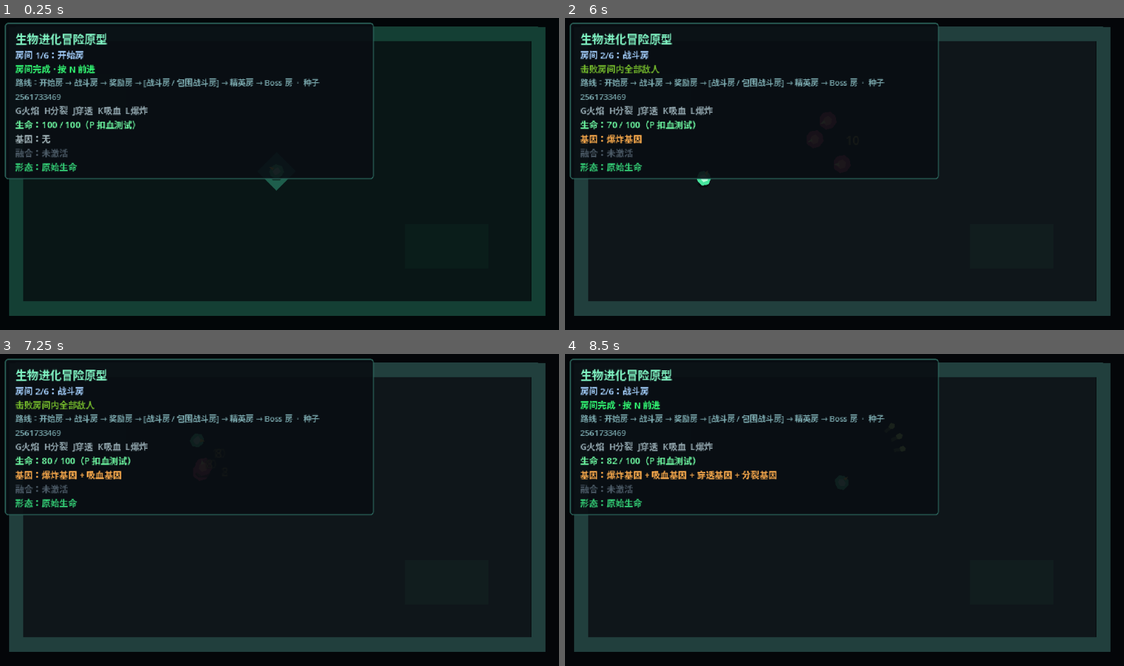
Above: before the commit, frames 1-4 (two rows, left to right).
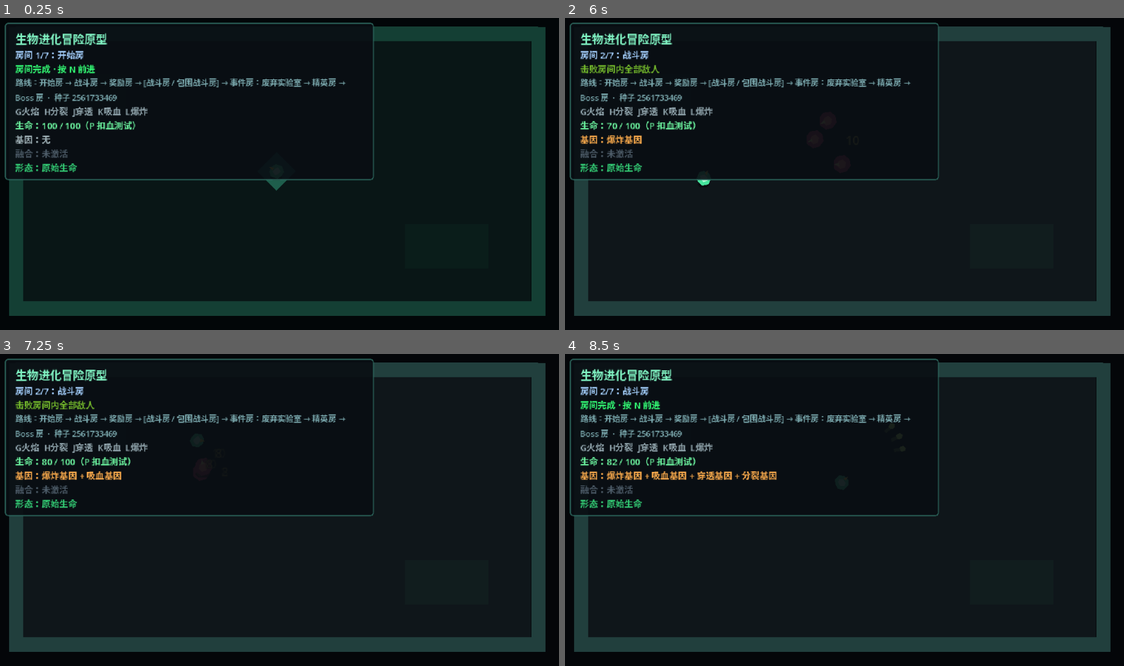
Above: after the commit, the same moments.

Repository: LIJUNCAN1/-Roguelike
Game: Godot game, scene res://scenes/main/main.tscn
The game is run twice, just before and just after one commit, with the same random seed, the same clock (stepped at 60 frames per second) and the same inputs.
Inputs (mouse positions are in pixels of both pictures, inside the frame that each line leads up to):
- Up to frame 1 (0.25 s): no input
- Up to frame 2 (6 s): tap Enter at 0.5 s; move the mouse to (967, 155) at 0.52 s; press the mouse at (967, 155) at 0.53 s; hold D (move_right) 0.53-1.28 s; move the mouse to (727, 186) at 1.27 s; release the mouse at (727, 186) at 1.28 s; hold S (move_down) 1.28-2.03 s; click (727, 186) at 1.35 s; move the mouse to (900, 102) at 2.02 s; hold D (move_right) 2.03-2.78 s; hold P (damage_test_player) 2.03-2.78 s; click (900, 102) at 2.3 s; move the mouse to (810, 233) at 2.77 s; hold W (move_up) 2.78-3.53 s; tap N (next_room) at 2.85 s; click (810, 233) at 3.05 s; move the mouse to (1012, 217) at 3.52 s; hold 1 (reward_choice_1) 3.53-4.28 s; hold A (move_left) 3.53-5.03 s; click (1012, 217) at 3.8 s; move the mouse to (671, 124) at 4.27 s; tap 2 (reward_choice_2) at 4.35 s; click (671, 124) at 4.55 s; move the mouse to (872, 170) at 5.02 s; hold S (move_down) 5.03-5.78 s; hold 3 (reward_choice_3) 5.03-5.78 s; click (872, 170) at 5.3 s; move the mouse to (755, 92) at 5.77 s; hold D (move_right) from 5.78 s (still down); tap L (toggle_explosion_gene) at 5.85 s
- Up to frame 3 (7.25 s): click (190, 428) at 6.05 s; move the mouse to (402, 491) at 6.52 s; release D (move_right) at 6.53 s; hold W (move_up) from 6.53 s (still down); hold K (toggle_lifesteal_gene) from 6.53 s (still down); click (402, 491) at 6.8 s
- Up to frame 4 (8.5 s): move the mouse to (727, 522) at 7.27 s; release W (move_up) at 7.28 s; release K (toggle_lifesteal_gene) at 7.28 s; hold D (move_right) 7.28-8.03 s; tap J (toggle_piercing_gene) at 7.35 s; click (727, 522) at 7.55 s; move the mouse to (900, 438) at 8.02 s; hold S (move_down) from 8.03 s (still down); hold H (toggle_split_gene) from 8.03 s (still down); click (900, 438) at 8.3 s

The runs differ from the first frame. In frame 1, 1.8% of the frame differs, in the area x 0-67%, y 10-53%; in frame 2, 1.9%; in frame 3, 2.0%; in frame 4, 2.3%.

Commit message:
feat: add data-driven laboratory event

Diff:
--- /dev/null
+++ b/data/events/abandoned_lab_event.tres
@@ -0,0 +1,54 @@
+[gd_resource type="Resource" script_class="EventData" load_steps=14 format=3]
+
+[ext_resource type="Script" path="res://scripts/events/event_data.gd" id="1_event"]
+[ext_resource type="Script" path="res://scripts/events/event_choice_data.gd" id="2_choice"]
+[ext_resource type="Script" path="res://scripts/events/event_effect.gd" id="3_effect"]
+[ext_resource type="Script" path="res://scripts/events/health_event_effect.gd" id="4_health"]
+[ext_resource type="Script" path="res://scripts/events/grant_random_gene_event_effect.gd" id="5_gene"]
+[ext_resource type="Resource" path="res://data/rewards/prototype_gene_pool.tres" id="6_pool"]
+
+[sub_resource type="Resource" id="HealthEffect_heal"]
+script = ExtResource("4_health")
+amount = 40.0
+
+[sub_resource type="Resource" id="GeneEffect_safe"]
+script = ExtResource("5_gene")
+gene_pool = ExtResource("6_pool")
+amount = 1
+
+[sub_resource type="Resource" id="HealthEffect_risk"]
+script = ExtResource("4_health")
+amount = -25.0
+
+[sub_resource type="Resource" id="GeneEffect_risk"]
+script = ExtResource("5_gene")
+gene_pool = ExtResource("6_pool")
+amount = 2
+
+[sub_resource type="Resource" id="Choice_heal"]
+script = ExtResource("2_choice")
+id = &"regeneration_tank"
+display_name = "再生培养液"
+description = "恢复 40 点生命"
+effects = Array[ExtResource("3_effect")]([SubResource("HealthEffect_heal")])
+
+[sub_resource type="Resource" id="Choice_gene"]
+script = ExtResource("2_choice")
+id = &"stable_injection"
+display_name = "稳定基因注入"
+description = "获得 1 个随机基因"
+effects = Array[ExtResource("3_effect")]([SubResource("GeneEffect_safe")])
+
+[sub_resource type="Resource" id="Choice_risk"]
+script = ExtResource("2_choice")
+id = &"dangerous_mutation"
+display_name = "高危突变"
+description = "失去 25 生命，获得 2 个随机基因"
+effects = Array[ExtResource("3_effect")]([SubResource("HealthEffect_risk"), SubResource("GeneEffect_risk")])
+
+[resource]
+script = ExtResource("1_event")
+id = &"abandoned_lab"
+display_name = "废弃基因实验室"
+description = "三座培养舱仍在运转。它们的记录早已损坏，只剩下模糊的风险标记。"
+choices = Array[ExtResource("2_choice")]([SubResource("Choice_heal"), SubResource("Choice_gene"), SubResource("Choice_risk")])
--- /dev/null
+++ b/data/rooms/event_room.tres
@@ -0,0 +1,11 @@
+[gd_resource type="Resource" script_class="RoomData" load_steps=3 format=3]
+
+[ext_resource type="Script" path="res://scripts/rooms/room_data.gd" id="1_room_data"]
+[ext_resource type="PackedScene" path="res://scenes/rooms/event_room.tscn" id="2_room_scene"]
+
+[resource]
+script = ExtResource("1_room_data")
+id = &"abandoned_lab"
+display_name = "事件房：废弃实验室"
+room_type = 5
+room_scene = ExtResource("2_room_scene")
--- a/data/rooms/prototype_random_route.tres
+++ b/data/rooms/prototype_random_route.tres
@@ -8,6 +8,7 @@
 [ext_resource type="Resource" path="res://data/rooms/combat_swarm_room.tres" id="6_swarm"]
 [ext_resource type="Resource" path="res://data/rooms/elite_room.tres" id="7_elite"]
 [ext_resource type="Resource" path="res://data/rooms/boss_room.tres" id="8_boss"]
+[ext_resource type="Resource" path="res://data/rooms/event_room.tres" id="9_event"]
 
 [sub_resource type="Resource" id="RoutePool_start"]
 script = ExtResource("2_pool")
@@ -29,10 +30,14 @@
 script = ExtResource("2_pool")
 rooms = Array[ExtResource("7_elite")]([ExtResource("7_elite")])
 
+[sub_resource type="Resource" id="RoutePool_event"]
+script = ExtResource("2_pool")
+rooms = Array[ExtResource("9_event")]([ExtResource("9_event")])
+
 [sub_resource type="Resource" id="RoutePool_boss"]
 script = ExtResource("2_pool")
 rooms = Array[ExtResource("8_boss")]([ExtResource("8_boss")])
 
 [resource]
 script = ExtResource("1_random")
-room_pools = Array[ExtResource("2_pool")]([SubResource("RoutePool_start"), SubResource("RoutePool_tutorial_combat"), SubResource("RoutePool_reward"), SubResource("RoutePool_random_combat"), SubResource("RoutePool_elite"), SubResource("RoutePool_boss")])
+room_pools = Array[ExtResource("2_pool")]([SubResource("RoutePool_start"), SubResource("RoutePool_tutorial_combat"), SubResource("RoutePool_reward"), SubResource("RoutePool_random_combat"), SubResource("RoutePool_event"), SubResource("RoutePool_elite"), SubResource("RoutePool_boss")])
--- /dev/null
+++ b/scenes/events/event_choice_selector.tscn
@@ -0,0 +1,139 @@
+[gd_scene load_steps=5 format=3]
+
+[ext_resource type="Script" path="res://scripts/events/event_choice_selector.gd" id="1_script"]
+
+[sub_resource type="RectangleShape2D" id="RectangleShape2D_station"]
+size = Vector2(126, 68)
+
+[sub_resource type="StyleBoxFlat" id="StyleBoxFlat_name"]
+bg_color = Color(0.04, 0.1, 0.12, 0.9)
+border_width_left = 1
+border_width_top = 1
+border_width_right = 1
+border_width_bottom = 1
+border_color = Color(0.32, 0.85, 0.7, 1)
+corner_radius_top_left = 3
+corner_radius_top_right = 3
+corner_radius_bottom_right = 3
+corner_radius_bottom_left = 3
+
+[sub_resource type="StyleBoxFlat" id="StyleBoxFlat_description"]
+bg_color = Color(0.02, 0.045, 0.06, 0.88)
+corner_radius_top_left = 2
+corner_radius_top_right = 2
+corner_radius_bottom_right = 2
+corner_radius_bottom_left = 2
+
+[node name="EventChoiceSelector" type="Node2D"]
+script = ExtResource("1_script")
+
+[node name="ChoiceA" type="Area2D" parent="."]
+position = Vector2(145, 265)
+collision_layer = 0
+collision_mask = 1
+
+[node name="Pod" type="Polygon2D" parent="ChoiceA"]
+polygon = PackedVector2Array(-58, 32, -58, -20, -46, -34, 46, -34, 58, -20, 58, 32)
+color = Color(0.12, 0.65, 0.48, 0.85)
+
+[node name="Core" type="Polygon2D" parent="ChoiceA"]
+polygon = PackedVector2Array(-46, 26, -46, -15, -38, -24, 38, -24, 46, -15, 46, 26)
+color = Color(0.025, 0.12, 0.11, 0.96)
+
+[node name="Name" type="Label" parent="ChoiceA"]
+offset_left = -63.0
+offset_top = -68.0
+offset_right = 63.0
+offset_bottom = -46.0
+theme_override_styles/normal = SubResource("StyleBoxFlat_name")
+text = "选择 A"
+horizontal_alignment = 1
+
+[node name="Description" type="Label" parent="ChoiceA"]
+offset_left = -63.0
+offset_top = 38.0
+offset_right = 63.0
+offset_bottom = 72.0
+theme_override_colors/font_color = Color(0.68, 0.84, 0.78, 1)
+theme_override_font_sizes/font_size = 9
+theme_override_styles/normal = SubResource("StyleBoxFlat_description")
+text = "事件效果"
+horizontal_alignment = 1
+autowrap_mode = 2
+
+[node name="CollisionShape2D" type="CollisionShape2D" parent="ChoiceA"]
+shape = SubResource("RectangleShape2D_station")
+
+[node name="ChoiceB" type="Area2D" parent="."]
+position = Vector2(320, 265)
+collision_layer = 0
+collision_mask = 1
+
+[node name="Pod" type="Polygon2D" parent="ChoiceB"]
+polygon = PackedVector2Array(-58, 32, -58, -20, -46, -34, 46, -34, 58, -20, 58, 32)
+color = Color(0.3, 0.55, 0.9, 0.85)
+
+[node name="Core" type="Polygon2D" parent="ChoiceB"]
+polygon = PackedVector2Array(-46, 26, -46, -15, -38, -24, 38, -24, 46, -15, 46, 26)
+color = Color(0.035, 0.08, 0.16, 0.96)
+
+[node name="Name" type="Label" parent="ChoiceB"]
+offset_left = -63.0
+offset_top = -68.0
+offset_right = 63.0
+offset_bottom = -46.0
+theme_override_styles/normal = SubResource("StyleBoxFlat_name")
+text = "选择 B"
+horizontal_alignment = 1
+
+[node name="Description" type="Label" parent="ChoiceB"]
+offset_left = -63.0
+offset_top = 38.0
+offset_right = 63.0
+offset_bottom = 72.0
+theme_override_colors/font_color = Color(0.68, 0.78, 0.92, 1)
+theme_override_font_sizes/font_size = 9
+theme_override_styles/normal = SubResource("StyleBoxFlat_description")
+text = "事件效果"
+horizontal_alignment = 1
+autowrap_mode = 2
+
+[node name="CollisionShape2D" type="CollisionShape2D" parent="ChoiceB"]
+shape = SubResource("RectangleShape2D_station")
+
+[node name="ChoiceC" type="Area2D" parent="."]
+position = Vector2(495, 265)
+collision_layer = 0
+collision_mask = 1
+
+[node name="Pod" type="Polygon2D" parent="ChoiceC"]
+polygon = PackedVector2Array(-58, 32, -58, -20, -46, -34, 46, -34, 58, -20, 58, 32)
+color = Color(0.85, 0.28, 0.4, 0.85)
+
+[node name="Core" type="Polygon2D" parent="ChoiceC"]
+polygon = PackedVector2Array(-46, 26, -46, -15, -38, -24, 38, -24, 46, -15, 46, 26)
+color = Color(0.16, 0.035, 0.07, 0.96)
+
+[node name="Name" type="Label" parent="ChoiceC"]
+offset_left = -63.0
+offset_top = -68.0
+offset_right = 63.0
+offset_bottom = -46.0
+theme_override_styles/normal = SubResource("StyleBoxFlat_name")
+text = "选择 C"
+horizontal_alignment = 1
+
+[node name="Description" type="Label" parent="ChoiceC"]
+offset_left = -63.0
+offset_top = 38.0
+offset_right = 63.0
+offset_bottom = 72.0
+theme_override_colors/font_color = Color(0.95, 0.68, 0.7, 1)
+theme_override_font_sizes/font_size = 9
+theme_override_styles/normal = SubResource("StyleBoxFlat_description")
+text = "事件效果"
+horizontal_alignment = 1
+autowrap_mode = 2
+
+[node name="CollisionShape2D" type="CollisionShape2D" parent="ChoiceC"]
+shape = SubResource("RectangleShape2D_station")
--- /dev/null
+++ b/scenes/rooms/event_room.tscn
@@ -0,0 +1,55 @@
+[gd_scene load_steps=5 format=3]
+
+[ext_resource type="PackedScene" path="res://scenes/rooms/room_shell.tscn" id="1_shell"]
+[ext_resource type="Script" path="res://scripts/events/event_room.gd" id="2_event_room"]
+[ext_resource type="PackedScene" path="res://scenes/events/event_choice_selector.tscn" id="3_selector"]
+[ext_resource type="Resource" path="res://data/events/abandoned_lab_event.tres" id="4_event"]
+
+[node name="EventRoom" type="Node2D"]
+script = ExtResource("2_event_room")
+completion_mode = 2
+event_data = ExtResource("4_event")
+
+[node name="RoomShell" parent="." instance=ExtResource("1_shell")]
+modulate = Color(0.62, 0.88, 0.82, 1)
+
+[node name="LabConsole" type="Polygon2D" parent="."]
+polygon = PackedVector2Array(270, 115, 370, 115, 382, 155, 258, 155)
+color = Color(0.08, 0.24, 0.24, 1)
+
+[node name="ConsoleCore" type="Polygon2D" parent="."]
+polygon = PackedVector2Array(286, 124, 354, 124, 360, 146, 280, 146)
+color = Color(0.2, 0.85, 0.62, 0.8)
+
+[node name="EventTitle" type="Label" parent="."]
+offset_left = 190.0
+offset_top = 50.0
+offset_right = 450.0
+offset_bottom = 76.0
+theme_override_colors/font_color = Color(0.48, 1, 0.76, 1)
+theme_override_font_sizes/font_size = 17
+text = "废弃基因实验室"
+horizontal_alignment = 1
+
+[node name="EventDescription" type="Label" parent="."]
+offset_left = 150.0
+offset_top = 78.0
+offset_right = 490.0
+offset_bottom = 108.0
+theme_override_colors/font_color = Color(0.62, 0.76, 0.72, 1)
+theme_override_font_sizes/font_size = 9
+text = "三座培养舱仍在运转。"
+horizontal_alignment = 1
+autowrap_mode = 2
+
+[node name="Result" type="Label" parent="."]
+offset_left = 190.0
+offset_top = 170.0
+offset_right = 450.0
+offset_bottom = 194.0
+theme_override_colors/font_color = Color(1, 0.8, 0.38, 1)
+theme_override_font_sizes/font_size = 11
+text = "事件已解决"
+horizontal_alignment = 1
+
+[node name="EventChoiceSelector" parent="." instance=ExtResource("3_selector")]
--- /dev/null
+++ b/scripts/events/event_choice_data.gd
@@ -0,0 +1,13 @@
+class_name EventChoiceData
+extends Resource
+
+@export var id: StringName
+@export var display_name: String
+@export_multiline var description: String
+@export var effects: Array[EventEffect] = []
+
+
+func apply(context: EventContext) -> void:
+	for effect in effects:
+		if effect != null:
+			effect.apply(context)
--- /dev/null
+++ b/scripts/events/event_choice_selector.gd
@@ -0,0 +1,79 @@
+class_name EventChoiceSelector
+extends Node2D
+
+signal choice_entered(choice_index: int)
+
+@onready var stations: Array[Area2D] = [
+	$ChoiceA,
+	$ChoiceB,
+	$ChoiceC,
+]
+@onready var name_labels: Array[Label] = [
+	$ChoiceA/Name,
+	$ChoiceB/Name,
+	$ChoiceC/Name,
+]
+@onready var description_labels: Array[Label] = [
+	$ChoiceA/Description,
+	$ChoiceB/Description,
+	$ChoiceC/Description,
+]
+
+var choices: Array[EventChoiceData] = []
+var player: Node2D
+var is_active: bool = false
+
+
+func _ready() -> void:
+	for index in stations.size():
+		stations[index].body_entered.connect(
+			_on_station_body_entered.bind(index)
+		)
+
+
+func configure(
+	event_choices: Array[EventChoiceData],
+	player_node: Node2D
+) -> void:
+	choices.assign(event_choices)
+	player = player_node
+	is_active = true
+
+	for index in stations.size():
+		var station := stations[index]
+		if index >= choices.size():
+			station.visible = false
+			station.monitoring = false
+			continue
+		station.visible = true
+		station.monitoring = true
+		name_labels[index].text = choices[index].display_name
+		description_labels[index].text = choices[index].description
+
+
+func get_choice_global_position(choice_index: int) -> Vector2:
+	if choice_index < 0 or choice_index >= stations.size():
+		return global_position
+	return stations[choice_index].global_position
+
+
+func _on_station_body_entered(
+	body: Node2D,
+	choice_index: int
+) -> void:
+	if (
+		not is_active
+		or body != player
+		or choice_index < 0
+		or choice_index >= choices.size()
+	):
+		return
+
+	is_active = false
+	for station in stations:
+		station.set_deferred("monitoring", false)
+	call_deferred("_emit_choice", choice_index)
+
+
+func _emit_choice(choice_index: int) -> void:
+	choice_entered.emit(choice_index)
--- /dev/null
+++ b/scripts/events/event_context.gd
@@ -0,0 +1,19 @@
+class_name EventContext
+extends RefCounted
+
+var player: Node2D
+var health_component: HealthComponent
+var gene_manager: GeneManager
+var rng: RandomNumberGenerator
+
+
+func _init(player_node: Node2D, seed_value: int) -> void:
+	player = player_node
+	health_component = player.get_node_or_null(
+		"HealthComponent"
+	) as HealthComponent
+	gene_manager = player.get_node_or_null(
+		"GeneManager"
+	) as GeneManager
+	rng = RandomNumberGenerator.new()
+	rng.seed = seed_value
--- /dev/null
+++ b/scripts/events/event_data.gd
@@ -0,0 +1,7 @@
+class_name EventData
+extends Resource
+
+@export var id: StringName
+@export var display_name: String
+@export_multiline var description: String
+@export var choices: Array[EventChoiceData] = []
--- /dev/null
+++ b/scripts/events/event_effect.gd
@@ -0,0 +1,6 @@
+class_name EventEffect
+extends Resource
+
+
+func apply(_context: EventContext) -> void:
+	pass
--- /dev/null
+++ b/scripts/events/event_room.gd
@@ -0,0 +1,54 @@
+class_name EventRoom
+extends RoomController
+
+signal event_choice_resolved(choice: EventChoiceData)
+
+@export var event_data: EventData
+
+@onready var event_title: Label = $EventTitle
+@onready var event_description: Label = $EventDescription
+@onready var result_label: Label = $Result
+@onready var choice_selector: EventChoiceSelector = $EventChoiceSelector
+
+var event_context: EventContext
+var selected_choice: EventChoiceData
+
+
+func _ready() -> void:
+	completion_mode = CompletionMode.EXTERNAL
+	result_label.visible = false
+	choice_selector.choice_entered.connect(_on_choice_entered)
+
+
+func configure_run(player: Node2D, run_seed: int) -> void:
+	if event_data == null:
+		push_error("EventRoom requires EventData.")
+		return
+
+	event_title.text = event_data.display_name
+	event_description.text = event_data.description
+	event_context = EventContext.new(player, run_seed + 65537)
+	choice_selector.configure(event_data.choices, player)
+
+
+func get_incomplete_hint() -> String:
+	return "走进一个实验舱做出选择"
+
+
+func _on_choice_entered(choice_index: int) -> void:
+	if (
+		is_completed
+		or event_data == null
+		or choice_index < 0
+		or choice_index >= event_data.choices.size()
+	):
+		return
+
+	selected_choice = event_data.choices[choice_index]
+	selected_choice.apply(event_context)
+	result_label.text = "已选择：%s · 按 N 前进" % [
+		selected_choice.display_name
+	]
+	result_label.visible = true
+	event_choice_resolved.emit(selected_choice)
+	_mark_completed()
--- /dev/null
+++ b/scripts/events/grant_random_gene_event_effect.gd
@@ -0,0 +1,27 @@
+class_name GrantRandomGeneEventEffect
+extends EventEffect
+
+@export var gene_pool: GeneRewardPoolData
+@export_range(1, 3, 1) var amount: int = 1
+
+
+func apply(context: EventContext) -> void:
+	if (
+		context == null
+		or context.gene_manager == null
+		or context.rng == null
+		or gene_pool == null
+	):
+		return
+
+	for _gene_index in amount:
+		var available := gene_pool.get_available_genes(
+			context.gene_manager
+		)
+		if available.is_empty():
+			return
+		var selected_index := context.rng.randi_range(
+			0,
+			available.size() - 1
+		)
+		context.gene_manager.add_gene(available[selected_index])
--- /dev/null
+++ b/scripts/events/health_event_effect.gd
@@ -0,0 +1,13 @@
+class_name HealthEventEffect
+extends EventEffect
+
+@export var amount: float = 0.0
+
+
+func apply(context: EventContext) -> void:
+	if context == null or context.health_component == null:
+		return
+	if amount >= 0.0:
+		context.health_component.heal(amount)
+	else:
+		context.health_component.take_damage(-amount)
--- a/scripts/rooms/room_controller.gd
+++ b/scripts/rooms/room_controller.gd
@@ -39,6 +39,10 @@
 	pass
 
 
+func configure_run(player: Node2D, _run_seed: int) -> void:
+	configure_player(player)
+
+
 func get_incomplete_hint() -> String:
 	return "击败房间内全部敌人"
 
--- a/scripts/rooms/room_data.gd
+++ b/scripts/rooms/room_data.gd
@@ -7,6 +7,7 @@
 	REWARD,
 	ELITE,
 	BOSS,
+	EVENT,
 }
 
 @export var id: StringName
--- a/scripts/rooms/room_manager.gd
+++ b/scripts/rooms/room_manager.gd
@@ -87,7 +87,7 @@
 	chosen_route_layers[room_index] = true
 	is_run_complete = false
 	player.global_position = Vector2(320, 180)
-	current_room.configure_player(player)
+	current_room.configure_run(player, current_route_seed)
 	_configure_room_enemies()
 	_update_room_status()
 	_update_room_hint()
--- /dev/null
+++ b/tests/event_system_smoke_test.gd
@@ -0,0 +1,56 @@
+extends SceneTree
+
+
+func _init() -> void:
+	call_deferred("_run")
+
+
+func _run() -> void:
+	var main_scene := load("res://scenes/main/main.tscn") as PackedScene
+	var main := main_scene.instantiate()
+	root.add_child(main)
+	await physics_frame
+	await process_frame
+
+	var room_manager := main.get_node("RoomManager") as RoomManager
+	var player := main.get_node("World/Player") as Node2D
+	var health := player.get_node("HealthComponent") as HealthComponent
+	var gene_manager := player.get_node("GeneManager") as GeneManager
+
+	if not room_manager.enter_room(4):
+		push_error("Could not enter laboratory event room.")
+		quit(1)
+		return
+	await process_frame
+
+	var event_room := room_manager.current_room as EventRoom
+	if (
+		event_room == null
+		or event_room.event_data == null
+		or event_room.event_data.choices.size() != 3
+	):
+		push_error("Laboratory event data was not configured.")
+		quit(1)
+		return
+
+	player.global_position = (
+		event_room.choice_selector.get_choice_global_position(2)
+	)
+	await physics_frame
+	await physics_frame
+	await physics_frame
+	await process_frame
+
+	if (
+		not event_room.is_completed
+		or event_room.selected_choice == null
+		or event_room.selected_choice.id != &"dangerous_mutation"
+		or not is_equal_approx(health.current_health, 75.0)
+		or gene_manager.get_active_genes().size() != 2
+	):
+		push_error("Risk event effects were not applied from data.")
+		quit(1)
+		return
+
+	print("Event system smoke test passed.")
+	quit()
--- a/tests/random_route_smoke_test.gd
+++ b/tests/random_route_smoke_test.gd
@@ -64,7 +64,7 @@
 
 
 func _has_valid_progression(route: RunRouteData) -> bool:
-	if route == null or route.rooms.size() != 6:
+	if route == null or route.rooms.size() != 7:
 		push_error("Generated route has an invalid room count.")
 		return false
 
@@ -73,6 +73,7 @@
 		RoomData.RoomType.COMBAT,
 		RoomData.RoomType.REWARD,
 		RoomData.RoomType.COMBAT,
+		RoomData.RoomType.EVENT,
 		RoomData.RoomType.ELITE,
 		RoomData.RoomType.BOSS,
 	]
--- a/tests/room_flow_smoke_test.gd
+++ b/tests/room_flow_smoke_test.gd
@@ -130,7 +130,36 @@
 	await process_frame
 
 	if not room_manager.advance_room():
-		push_error("Could not advance to elite room.")
+		push_error("Could not advance to event room.")
+		quit(1)
+		return
+
+	if not _current_room_is(room_manager, &"abandoned_lab"):
+		quit(1)
+		return
+	var event_room := room_manager.current_room as EventRoom
+	player.global_position = (
+		event_room.choice_selector.get_choice_global_position(0)
+	)
+	await physics_frame
+	await physics_frame
+	await physics_frame
+	await process_frame
+	if (
+		not event_room.is_completed
+		or event_room.selected_choice == null
+		or event_room.selected_choice.id != &"regeneration_tank"
+		or not is_equal_approx(
+			player_health.current_health,
+			player_health.max_health
+		)
+	):
+		push_error("Laboratory healing choice was not resolved.")
+		quit(1)
+		return
+
+	if not room_manager.advance_room():
+		push_error("Could not advance from event to elite room.")
 		quit(1)
 		return
 
@@ -153,7 +182,7 @@
 
 	room_manager.advance_room()
 	if not room_manager.is_run_complete:
-		push_error("Fixed route did not report completion.")
+		push_error("Random route did not report completion.")
 		quit(1)
 		return
 
@@ -167,7 +196,7 @@
 ) -> bool:
 	var room_data := room_manager.get_current_room_data()
 	if room_data == null or room_data.id != expected_id:
-		push_error("Unexpected room in fixed route.")
+		push_error("Unexpected room in random route.")
 		return false
 	return true
 
Not shown: 1 places in data/rooms/prototype_random_route.tres that only renumber resources
Not shown, added: scripts/events/event_choice_data.gd.uid
Not shown, added: scripts/events/event_choice_selector.gd.uid
Not shown, added: scripts/events/event_context.gd.uid
Not shown, added: scripts/events/event_data.gd.uid
Not shown, added: scripts/events/event_effect.gd.uid
Not shown, added: scripts/events/event_room.gd.uid
Not shown, added: scripts/events/grant_random_gene_event_effect.gd.uid
Not shown, added: scripts/events/health_event_effect.gd.uid
Not shown, added: tests/event_system_smoke_test.gd.uid
